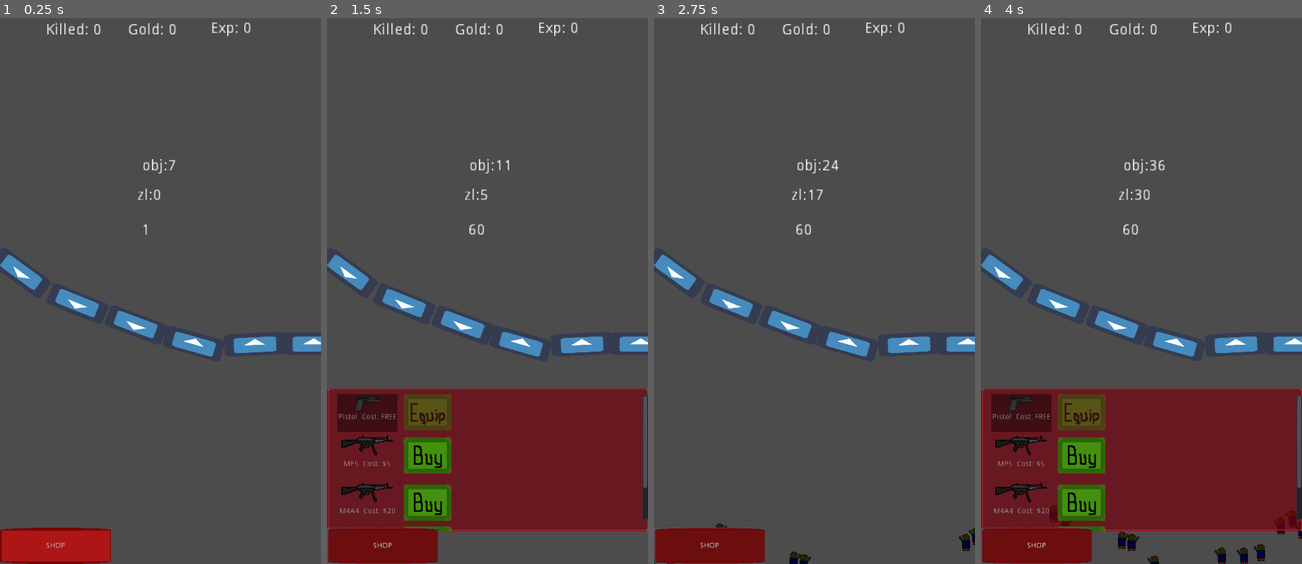
Above: before the commit, frames 1-4 (left to right).
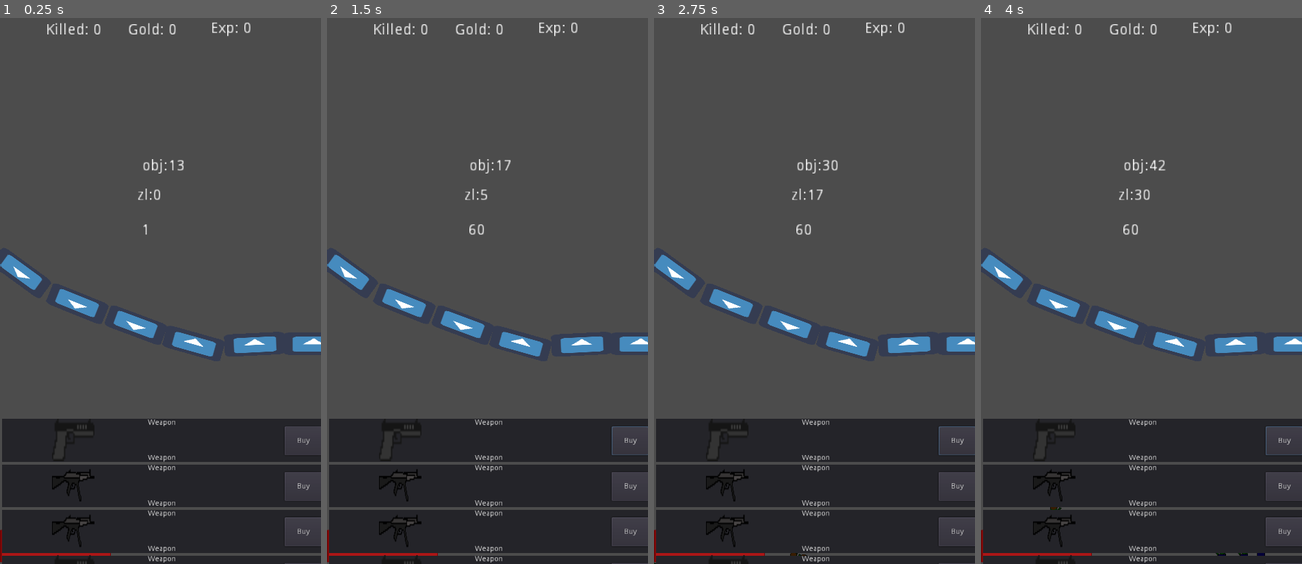
Above: after the commit, the same moments.

Repository: stranker/CLICKER_Z
Game: Godot game, scene res://Object/ClickArea.tscn
The game is run twice, just before and just after one commit, with the same random seed, the same clock (stepped at 60 frames per second) and the same inputs. The engine's default icon, where the game draws it, is replaced by a stand-in: a white triangle on a blue panel in a dark square.
Inputs (mouse positions are in pixels of both pictures, inside the frame that each line leads up to):
- Up to frame 1 (0.25 s): no input
- Up to frame 2 (1.5 s): click (628, 438) at 0.5 s, where only the run after the commit has a clickable "Buy"; click "SHOP" at 1.25 s
- Up to frame 3 (2.75 s): click "SHOP" at 2 s
- Up to frame 4 (4 s): click (1282, 438) at 2.75 s, where only the run after the commit has a clickable "Buy"; click "SHOP" at 3.5 s

The runs differ from the first frame. In frame 1, 23% of the frame differs, in the area x 0-100%, y 25-100%; in frame 2, 31%; in frame 3, 23%; in frame 4, 31%.

Commit message:
Haciendo shop nuevo

Diff:
--- /dev/null
+++ b/GUI/PanelShop.tscn
@@ -0,0 +1,45 @@
+[gd_scene load_steps=3 format=2]
+
+[ext_resource path="res://GUI/Weapons.tscn" type="PackedScene" id=1]
+
+[sub_resource type="GDScript" id=1]
+
+script/source = "extends Container
+
+var drag_unit = 5
+
+func _ready():
+	pass
+
+func _on_PanelShop_gui_input(ev):
+	if ev is InputEventScreenDrag:
+		if ev.relative.y>0:
+			$Weapons.rect_position.y -= drag_unit
+		else:
+			$Weapons.rect_position.y += drag_unit
+	pass # replace with function body
+
+
+func _on_Weapons_gui_input(ev):
+	print(ev)
+	pass # replace with function body
+"
+
+[node name="PanelShop" type="Container" index="0"]
+
+anchor_left = 0.0
+anchor_top = 0.0
+anchor_right = 1.0
+anchor_bottom = 1.0
+margin_bottom = -596.0
+rect_pivot_offset = Vector2( 0, 0 )
+rect_clip_content = true
+mouse_filter = 0
+mouse_default_cursor_shape = 0
+size_flags_horizontal = 1
+size_flags_vertical = 1
+script = SubResource( 1 )
+
+[node name="Weapons" parent="." index="0" instance=ExtResource( 1 )]
+
+margin_bottom = 0.0
--- /dev/null
+++ b/GUI/WeaponPanel.tscn
@@ -0,0 +1,116 @@
+[gd_scene load_steps=3 format=2]
+
+[ext_resource path="res://Sprite/Pistol.png" type="Texture" id=1]
+
+[sub_resource type="GDScript" id=1]
+
+script/source = "extends Panel
+
+func _ready():
+	pass
+
+func create_panel(tex,nam,info):
+	$TextureRect.texture = load(tex)
+	$WeaponName.text = nam
+	$WeaponInfo.text = info
+	pass"
+
+[node name="WeaponPanel" type="Panel"]
+
+anchor_left = 0.0
+anchor_top = 0.0
+anchor_right = 1.0
+anchor_bottom = 1.0
+margin_bottom = -944.0
+rect_min_size = Vector2( 600, 80 )
+rect_pivot_offset = Vector2( 0, 0 )
+rect_clip_content = false
+mouse_filter = 0
+mouse_default_cursor_shape = 0
+size_flags_horizontal = 1
+size_flags_vertical = 1
+script = SubResource( 1 )
+_sections_unfolded = [ "Rect" ]
+
+[node name="TextureRect" type="TextureRect" parent="." index="0"]
+
+anchor_left = 0.0
+anchor_top = 0.5
+anchor_right = 0.0
+anchor_bottom = 0.5
+margin_left = 94.0
+margin_top = -41.0
+margin_right = 174.0
+margin_bottom = 39.0
+rect_pivot_offset = Vector2( 0, 0 )
+rect_clip_content = false
+mouse_filter = 1
+mouse_default_cursor_shape = 0
+size_flags_horizontal = 1
+size_flags_vertical = 1
+texture = ExtResource( 1 )
+expand = true
+stretch_mode = 0
+_sections_unfolded = [ "Rect" ]
+
+[node name="WeaponName" type="Label" parent="." index="1"]
+
+anchor_left = 0.0
+anchor_top = 0.0
+anchor_right = 1.0
+anchor_bottom = 0.0
+margin_bottom = 14.0
+rect_pivot_offset = Vector2( 0, 0 )
+rect_clip_content = false
+mouse_filter = 2
+mouse_default_cursor_shape = 0
+size_flags_horizontal = 1
+size_flags_vertical = 4
+text = "TEST"
+align = 1
+percent_visible = 1.0
+lines_skipped = 0
+max_lines_visible = -1
+
+[node name="WeaponInfo" type="Label" parent="." index="2"]
+
+anchor_left = 0.0
+anchor_top = 1.0
+anchor_right = 1.0
+anchor_bottom = 1.0
+margin_top = -14.0
+rect_pivot_offset = Vector2( 0, 0 )
+rect_clip_content = false
+mouse_filter = 2
+mouse_default_cursor_shape = 0
+size_flags_horizontal = 1
+size_flags_vertical = 4
+text = "TEST"
+align = 1
+percent_visible = 1.0
+lines_skipped = 0
+max_lines_visible = -1
+
+[node name="BuyButton" type="Button" parent="." index="3"]
+
+anchor_left = 1.0
+anchor_top = 0.5
+anchor_right = 1.0
+anchor_bottom = 0.5
+margin_left = -70.0
+margin_top = -26.5
+margin_bottom = 27.5
+rect_pivot_offset = Vector2( 0, 0 )
+rect_clip_content = false
+focus_mode = 2
+mouse_filter = 0
+mouse_default_cursor_shape = 0
+size_flags_horizontal = 1
+size_flags_vertical = 1
+toggle_mode = false
+enabled_focus_mode = 2
+shortcut = null
+group = null
+text = "Buy"
+flat = false
+align = 1
--- a/GUI/WeaponShop.tscn
+++ b/GUI/WeaponShop.tscn
@@ -50,9 +50,8 @@
 draw_center = true
 _sections_unfolded = [ "Margin" ]
 
-[sub_resource type="GDScript" id=1]
+[sub_resource type="GDScript" id=3]
 
-resource_name = "WeaponShop.gd"
 script/source = "extends ItemList
 
 var weapon = preload(\"res://Object/Weapon.tscn\")
@@ -62,11 +61,10 @@
 	create_weapons()
 	init_weapons()
 	buy_weapon(1)
-	hide()
+	#hide()
 	pass
 
 func init_weapons():
-	var w = Global.WEAPON_LIST[0]
 	if !Global.WEAPON_LIST.empty():
 		for i in Global.WEAPON_LIST:
 			add_item(i.get_weapon_name(),load(i.get_shop_texture()),false)
@@ -75,7 +73,7 @@
 
 
 func create_weapons():
-	for i in range(4):
+	for i in range(10):
 		var w = weapon.instance()
 		if i == 0:
 			w.create_weapon(\"Pistol \\t Cost: FREE\",0,1,\"res://Sprite/Pistol.png\")
@@ -84,6 +82,18 @@
 		if i == 2:
 			w.create_weapon(\"M4A4 \\t Cost: $20\",20,3,\"res://Sprite/MP5.png\")
 		if i == 3:
+			w.create_weapon(\"TEST \\t Cost: $200\",200,3,\"res://Sprite/Pistol.png\")
+		if i == 4:
+			w.create_weapon(\"TEST \\t Cost: $200\",200,3,\"res://Sprite/Pistol.png\")
+		if i == 5:
+			w.create_weapon(\"TEST \\t Cost: $200\",200,3,\"res://Sprite/Pistol.png\")
+		if i == 6:
+			w.create_weapon(\"TEST \\t Cost: $200\",200,3,\"res://Sprite/Pistol.png\")
+		if i == 7:
+			w.create_weapon(\"TEST \\t Cost: $200\",200,3,\"res://Sprite/Pistol.png\")
+		if i == 8:
+			w.create_weapon(\"TEST \\t Cost: $200\",200,3,\"res://Sprite/Pistol.png\")
+		if i == 9:
 			w.create_weapon(\"TEST \\t Cost: $200\",200,3,\"res://Sprite/Pistol.png\")
 		Global.WEAPON_LIST.push_back(w)
 		get_tree().root.call_deferred(\"add_child\",w)
@@ -136,17 +146,17 @@
 "
 _sections_unfolded = [ "Resource" ]
 
-[node name="WeaponShop" type="ItemList" index="0"]
+[node name="WeaponShop" type="ItemList"]
 
 show_behind_parent = true
 anchor_left = 0.0
 anchor_top = 0.0
 anchor_right = 0.0
 anchor_bottom = 0.0
-margin_left = 102.0
-margin_top = 111.0
-margin_right = 622.0
-margin_bottom = 315.0
+margin_left = 1.0
+margin_top = 110.0
+margin_right = 601.0
+margin_bottom = 410.0
 rect_pivot_offset = Vector2( 0, 0 )
 rect_clip_content = true
 focus_mode = 2
@@ -154,19 +164,21 @@
 mouse_default_cursor_shape = 6
 size_flags_horizontal = 1
 size_flags_vertical = 1
-custom_styles/cursor_unfocused = SubResource( 6 )
-custom_styles/bg = SubResource( 5 )
+custom_styles/cursor_unfocused = SubResource( 1 )
+custom_styles/bg = SubResource( 2 )
 custom_colors/guide_color = Color( 0, 0, 0, 0.734824 )
+custom_constants/icon_margin = 0
+custom_constants/hseparation = 170
 items = [  ]
 select_mode = 0
 allow_reselect = false
-max_text_lines = 2
 max_columns = 2
 same_column_width = true
 icon_mode = 0
 icon_scale = 1.5
 fixed_icon_size = Vector2( 0, 0 )
-script = SubResource( 1 )
+script = SubResource( 3 )
+_sections_unfolded = [ "custom_constants" ]
 
 [connection signal="gui_input" from="." to="." method="_on_WeaponShop_gui_input"]
 
--- /dev/null
+++ b/GUI/Weapons.tscn
@@ -0,0 +1,69 @@
+[gd_scene load_steps=2 format=2]
+
+[sub_resource type="GDScript" id=1]
+
+script/source = "extends GridContainer
+
+var weapon = preload(\"res://Object/Weapon.tscn\")
+var w_panel = preload(\"res://GUI/WeaponPanel.tscn\")
+
+func _ready():
+	create_weapons()
+	create_panels()
+	Global.curr_weapon = Global.WEAPON_LIST[0]
+	#hide()
+	pass
+
+func create_weapons():
+	for i in range(10):
+		var w = weapon.instance()
+		if i == 0:
+			w.create_weapon(\"Pistol \\t Cost: FREE\",0,1,\"res://Sprite/Pistol.png\")
+		if i == 1:
+			w.create_weapon(\"MP5 \\t Cost: $5\",5,2,\"res://Sprite/MP5.png\")
+		if i == 2:
+			w.create_weapon(\"M4A4 \\t Cost: $20\",20,3,\"res://Sprite/MP5.png\")
+		if i == 3:
+			w.create_weapon(\"TEST \\t Cost: $200\",200,3,\"res://Sprite/Pistol.png\")
+		if i == 4:
+			w.create_weapon(\"TEST \\t Cost: $200\",200,3,\"res://Sprite/Pistol.png\")
+		if i == 5:
+			w.create_weapon(\"TEST \\t Cost: $200\",200,3,\"res://Sprite/Pistol.png\")
+		if i == 6:
+			w.create_weapon(\"TEST \\t Cost: $200\",200,3,\"res://Sprite/Pistol.png\")
+		if i == 7:
+			w.create_weapon(\"TEST \\t Cost: $200\",200,3,\"res://Sprite/Pistol.png\")
+		if i == 8:
+			w.create_weapon(\"TEST \\t Cost: $200\",200,3,\"res://Sprite/Pistol.png\")
+		if i == 9:
+			w.create_weapon(\"TEST \\t Cost: $200\",200,3,\"res://Sprite/Pistol.png\")
+		Global.WEAPON_LIST.push_back(w)
+		get_tree().root.call_deferred(\"add_child\",w)
+	Global.curr_weapon = Global.WEAPON_LIST[0]
+	pass
+
+func create_panels():
+	for i in Global.WEAPON_LIST:
+		var wp = w_panel.instance()
+		wp.create_panel(i.get_shop_texture(),i.get_name(),i.get_name())
+		add_child(wp)
+	pass
+"
+
+[node name="Weapons" type="GridContainer"]
+
+anchor_left = 0.0
+anchor_top = 0.0
+anchor_right = 1.0
+anchor_bottom = 1.0
+margin_bottom = -648.0
+rect_pivot_offset = Vector2( 0, 0 )
+rect_clip_content = true
+mouse_filter = 1
+mouse_default_cursor_shape = 0
+size_flags_horizontal = 1
+size_flags_vertical = 1
+custom_constants/vseparation = 5
+columns = 1
+script = SubResource( 1 )
+_sections_unfolded = [ "Rect" ]
--- a/Object/ClickArea.tscn
+++ b/Object/ClickArea.tscn
@@ -6,7 +6,7 @@
 [ext_resource path="res://Sprite/ButtonShopH.png" type="Texture" id=4]
 [ext_resource path="res://Sprite/ButtonShopC.png" type="Texture" id=5]
 [ext_resource path="res://Sprite/ButtonShop.png" type="Texture" id=6]
-[ext_resource path="res://GUI/WeaponShop.tscn" type="PackedScene" id=7]
+[ext_resource path="res://GUI/Weapons.tscn" type="PackedScene" id=7]
 
 [sub_resource type="GDScript" id=1]
 
@@ -54,10 +54,10 @@
 
 
 func _on_Shop_pressed():
-	if !$GUI/Shop/WeaponShop.visible:
-		$GUI/Shop/WeaponShop.show()
+	if !$GUI/Shop/Weapons.visible:
+		$GUI/Shop/Weapons.show()
 	else:
-		$GUI/Shop/WeaponShop.hide()
+		$GUI/Shop/Weapons.hide()
 	pass # replace with function body
 "
 _sections_unfolded = [ "Resource" ]
@@ -349,12 +349,11 @@
 align = 1
 _sections_unfolded = [ "Rect", "custom_styles" ]
 
-[node name="WeaponShop" parent="GUI/Shop" index="0" instance=ExtResource( 7 )]
-
-margin_left = 0.0
-margin_top = -260.0
-margin_right = 601.0
-margin_bottom = 6.0
+[node name="Weapons" parent="GUI/Shop" index="0" instance=ExtResource( 7 )]
+
+margin_left = 2.0
+margin_top = -203.0
+margin_bottom = 3.0
 
 [connection signal="input_event" from="Area" to="." method="_on_Area_input_event"]
 
Not shown: 2 places in GUI/WeaponShop.tscn that only renumber resources
Not shown: 4 places in Object/ClickArea.tscn that only renumber resources
